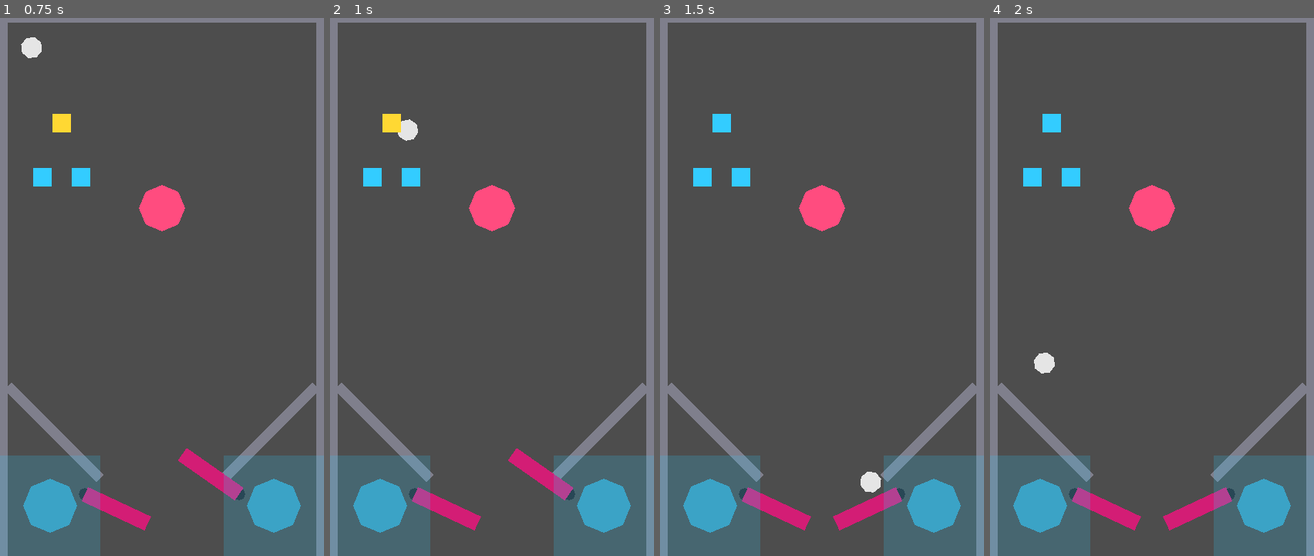
Above: before the commit, frames 1-4 (left to right).
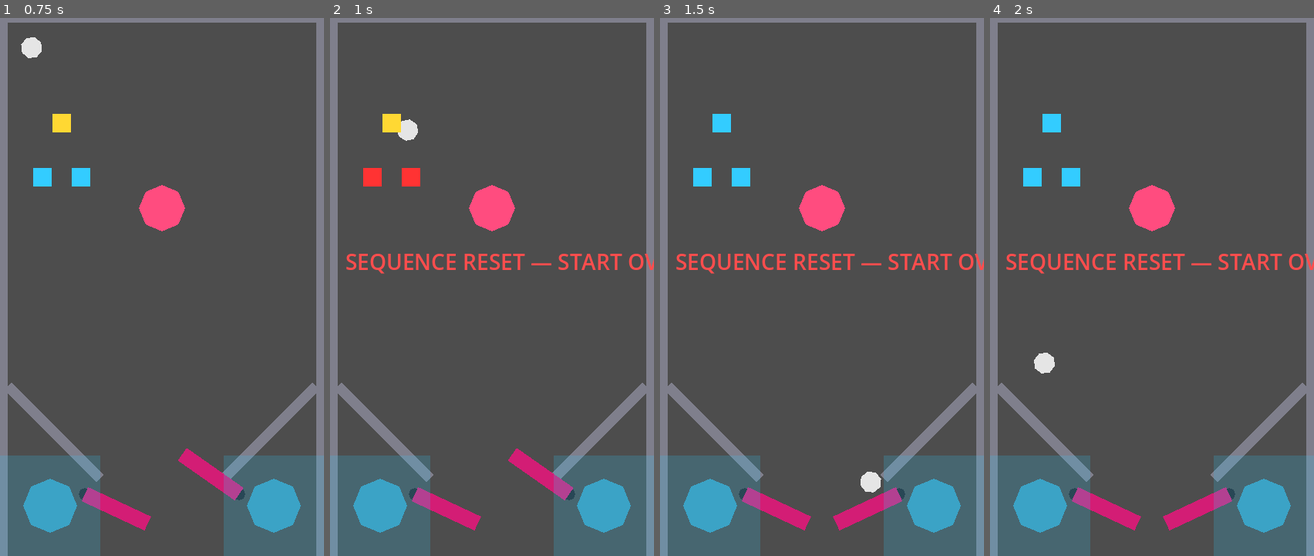
Above: after the commit, the same moments.

Repository: nobody174/pinball-adventure
Game: Godot game, scene res://tables/the_glitch/the_glitch.tscn
Same seed, same stepped clock (60 frames per second), same inputs: the game is played once before the commit and once after it. This scene is started directly instead of the project's main scene.
Inputs (mouse positions are in pixels of both pictures, inside the frame that each line leads up to):
- Up to frame 1 (0.75 s): tap Enter at 0.5 s; move the mouse to (233, 260) at 0.52 s; hold Right (flip_right) from 0.53 s (still down); tap Up (launch_ball) at 0.6 s; click (233, 260) at 0.67 s
- Up to frame 2 (1 s): keep holding Right (flip_right)
- Up to frame 3 (1.5 s): release Right (flip_right) at 1.25 s; drag from (757, 313) to (822, 206) at 1.27 s
- Up to frame 4 (2 s): no input

Frame 1 is identical in both runs. In frame 2, 1.5% of the frame differs, in the area x 5-100%, y 27-48%; in frame 3, 1.1%; in frame 4, 1.1%.

Commit message:
fix(glitch): give wrong-order target hits real feedback, not silence
Designer reported hitting the Shader Node targets (saw the flash) but never
seeing the completion text. Root cause: require_order=true silently reset
progress on a wrong-order hit with zero feedback -- indistinguishable from
"nothing happened." (A long detour chasing what looked like a hang in the
new table code turned out to be this dev machine running low on memory,
unrelated to the actual bug -- confirmed because GUT tests, which don't spin
up a full running scene, kept passing throughout.)

- hit_targets.gd: emits sequence_reset (only when real progress existed --
  not on an immediate wrong-first-hit) and progressed(count, total).
- objective_manager.gd / pinball_table.gd: thread sequence_reset through to
  the table layer, same pattern as objective_completed.
- standup_target.gd: flash() is now public so the table can trigger visual
  feedback on any target, not just its own hit detection.
- the_glitch.gd: flashes all three targets red and shows "SEQUENCE RESET"
  on a wrong-order hit.

Added 2 more GUT tests for the new signal (14/14 total passing).

Also adds docs/.gdignore so Godot's project scanner never tries to import
the reference mood-board images as game assets -- unrelated to the actual
bug, but correct regardless.

Co-Authored-By: Claude Sonnet 5 <noreply@anthropic.com>

Diff:
--- a/core/objectives/objective_manager.gd
+++ b/core/objectives/objective_manager.gd
@@ -6,6 +6,7 @@
 ## objective_id/target_id string actually means to a table.
 
 signal objective_completed(objective_id: String)
+signal objective_sequence_reset(objective_id: String)
 
 const HitTargets := preload("res://core/objectives/objective_types/hit_targets.gd")
 
@@ -20,6 +21,7 @@
 				objective.target_ids = entry.get("target_ids", [])
 				objective.require_order = entry.get("require_order", false)
 				objective.completed.connect(func() -> void: objective_completed.emit(objective_id))
+				objective.sequence_reset.connect(func() -> void: objective_sequence_reset.emit(objective_id))
 				_objectives[objective_id] = objective
 				add_child(objective)
 			_:
--- a/core/objectives/objective_types/hit_targets.gd
+++ b/core/objectives/objective_types/hit_targets.gd
@@ -7,6 +7,8 @@
 ## "Objectives are data, not code").
 
 signal completed
+signal sequence_reset ## Wrong-order hit while progress existed — table layer should give feedback, not leave it silent.
+signal progressed(hit_count: int, total: int)
 
 var target_ids: Array = []
 var require_order: bool = false
@@ -19,12 +21,16 @@
 	if require_order:
 		var expected_index: int = _hit.size()
 		if expected_index >= target_ids.size() or target_ids[expected_index] != target_id:
+			var had_progress: bool = not _hit.is_empty()
 			_hit.clear() ## Wrong-order hit resets progress — makes the sequence a real skill target.
+			if had_progress:
+				sequence_reset.emit()
 			return
 		_hit.append(target_id)
 	elif target_id not in _hit:
 		_hit.append(target_id)
 
+	progressed.emit(_hit.size(), target_ids.size())
 	if _hit.size() >= target_ids.size():
 		completed.emit()
 
--- a/core/physics/standup_target.gd
+++ b/core/physics/standup_target.gd
@@ -20,9 +20,12 @@
 	if not body is RigidBody2D:
 		return
 	hit.emit(target_id)
-	_flash()
+	flash(flash_color)
 
-func _flash() -> void:
-	_sprite.color = flash_color
-	await get_tree().create_timer(0.15).timeout
+## Public so the table can trigger feedback (e.g. a red flash on the whole
+## group when a sequence resets) without that being tangled into this node's
+## own hit-detection logic.
+func flash(color: Color, duration: float = 0.15) -> void:
+	_sprite.color = color
+	await get_tree().create_timer(duration).timeout
 	_sprite.color = _base_color
--- a/core/table_base/pinball_table.gd
+++ b/core/table_base/pinball_table.gd
@@ -8,11 +8,13 @@
 
 signal ball_lost
 signal objective_completed(objective_id: String)
+signal objective_sequence_reset(objective_id: String)
 
 @onready var objectives: Node = $ObjectiveManager
 
 func _ready() -> void:
 	objectives.objective_completed.connect(func(id: String) -> void: objective_completed.emit(id))
+	objectives.objective_sequence_reset.connect(func(id: String) -> void: objective_sequence_reset.emit(id))
 
 ## Called by any target/sensor node when the ball hits it, tagged with the
 ## id that objectives.json config refers to it by.
--- a/project.godot
+++ b/project.godot
@@ -15,16 +15,16 @@
 run/main_scene="res://core/physics/physics_prototype.tscn"
 config/features=PackedStringArray("4.7", "GL Compatibility")
 
-[editor_plugins]
-
-enabled=PackedStringArray("res://addons/gut/plugin.cfg")
-
 [display]
 
 window/size/viewport_width=420
 window/size/viewport_height=700
 window/stretch/mode="canvas_items"
 window/stretch/aspect="keep"
+
+[editor_plugins]
+
+enabled=PackedStringArray("res://addons/gut/plugin.cfg")
 
 [physics]
 
--- a/tables/the_glitch/the_glitch.gd
+++ b/tables/the_glitch/the_glitch.gd
@@ -21,15 +21,26 @@
 		},
 	])
 	objective_completed.connect(_on_objective_completed)
+	objective_sequence_reset.connect(_on_objective_sequence_reset)
 	for target in $ShaderNodeTargets.get_children():
 		target.hit.connect(register_target_hit)
 
 func _on_objective_completed(objective_id: String) -> void:
 	if objective_id == "shader_rebuild":
-		_show_feedback("SHADER REBUILD COMPLETE")
+		_show_feedback("SHADER REBUILD COMPLETE", Color(1, 0.85, 0.2, 1))
 
-func _show_feedback(text: String) -> void:
+func _on_objective_sequence_reset(objective_id: String) -> void:
+	if objective_id != "shader_rebuild":
+		return
+	## Wrong-order hit — make the reset visible instead of silently doing
+	## nothing, which read as "broken" rather than "wrong shot."
+	for target in $ShaderNodeTargets.get_children():
+		target.flash(Color(1, 0.2, 0.2, 1), 0.25)
+	_show_feedback("SEQUENCE RESET — START OVER", Color(1, 0.3, 0.3, 1))
+
+func _show_feedback(text: String, color: Color) -> void:
 	_feedback_label.text = text
+	_feedback_label.add_theme_color_override("font_color", color)
 	_feedback_label.visible = true
 	await get_tree().create_timer(2.0).timeout
 	_feedback_label.visible = false
--- a/test/unit/test_hit_targets_objective.gd
+++ b/test/unit/test_hit_targets_objective.gd
@@ -64,3 +64,26 @@
 	objective.notify_target_hit("not_a_real_target")
 
 	assert_signal_not_emitted(objective, "completed")
+
+func test_wrong_order_hit_emits_sequence_reset_when_progress_existed() -> void:
+	var objective := HitTargets.new()
+	objective.target_ids = ["a", "b", "c"]
+	objective.require_order = true
+	add_child_autofree(objective)
+
+	watch_signals(objective)
+	objective.notify_target_hit("a")
+	objective.notify_target_hit("c") ## Wrong order after real progress — should be reported.
+
+	assert_signal_emitted(objective, "sequence_reset")
+
+func test_wrong_first_hit_does_not_emit_sequence_reset() -> void:
+	var objective := HitTargets.new()
+	objective.target_ids = ["a", "b", "c"]
+	objective.require_order = true
+	add_child_autofree(objective)
+
+	watch_signals(objective)
+	objective.notify_target_hit("b") ## Wrong from the start — nothing to "reset" yet.
+
+	assert_signal_not_emitted(objective, "sequence_reset")
Not shown, added: docs/.gdignore
Not shown, removed: docs/inspiration/the_glitch_refs/2d4ff076253129181167b8d2aea2fc41.jpg.import
Not shown, removed: docs/inspiration/the_glitch_refs/66fec15f282bba261be013907bba7c34.jpeg.import
Not shown, removed: docs/inspiration/the_glitch_refs/aesthetic-synthwave-neon-glitch-vaporwave-wallpapers_1029476-28982.png.import
Not shown, removed: docs/inspiration/the_glitch_refs/d5ef13cd6314e80e12e7c314410e31bd.png.import
Not shown, removed: docs/inspiration/the_glitch_refs/f03d89a90c36e73cf88a841007f46b58.png.import
Not shown, removed: docs/inspiration/the_glitch_refs/futuristic-light-geometry-stockcake.jpg.import
Not shown, removed: docs/inspiration/the_glitch_refs/glowing-digital-polyhedra-stockcake.jpg.import
Not shown, removed: docs/inspiration/the_glitch_refs/mountains-glitch-effect-colorful-test-screen-synthwave_813355-27.jpg.import
Not shown, removed: docs/inspiration/the_glitch_refs/neon-cyberpunk-glitch-overlays_984027-89191.png.import
Not shown, removed: docs/inspiration/the_glitch_refs/neon-cyberpunk-glitch-overlays_984027-89200.png.import
Not shown, removed: docs/inspiration/the_glitch_refs/organizing-holographic-interfaces-stockcake.jpg.import
(and 2 more such lines)
